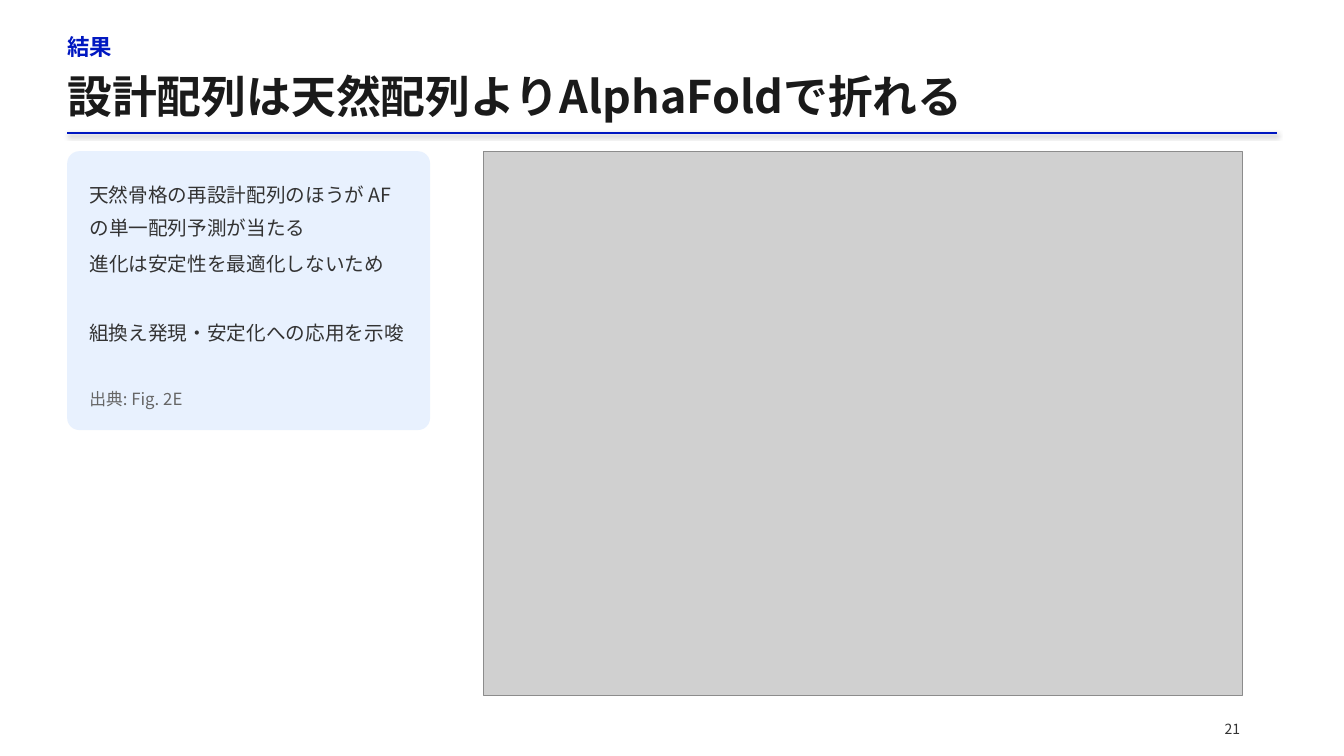
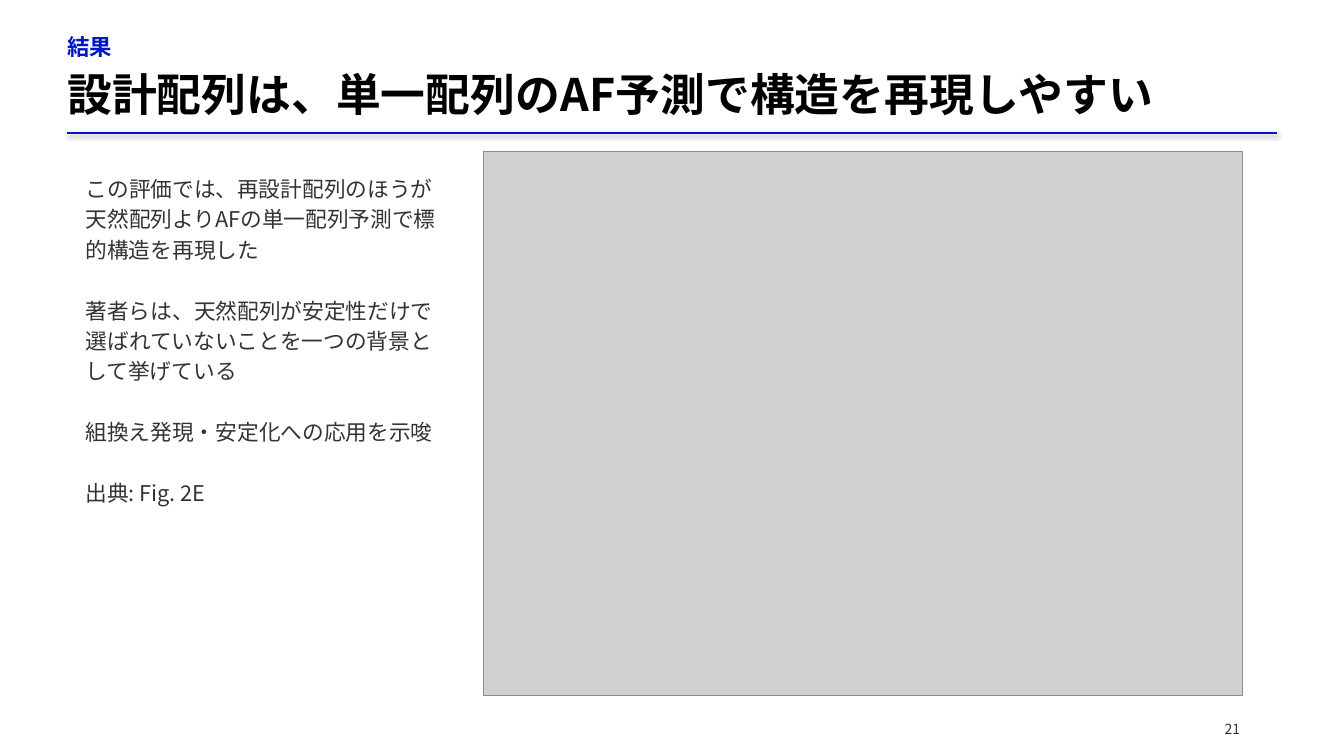
Before and after one commit to matsunagalab/lecture_bioinfo, a slide deck: slide 21 of 07_タンパク質設計/07_タンパク質設計.pptx. Drawn at 1344x756 pixels with LibreOffice and Linux fonts; fonts in the diff are those of the drawing; grey boxes stand for pictures. Boxes give left, top, right and bottom in pixels: in the first picture for what was removed or moved away, otherwise in the second. Text is boxed around its words. In the diff, an @@ line names an element or a change of style, - is before the commit and + after.

```diff
--- a/07_タンパク質設計/07_タンパク質設計.pptx
+++ b/07_タンパク質設計/07_タンパク質設計.pptx
@@ text at box(67, 73, 1153, 115): text changed; text colour #1A1A1A to #000000 @@
-設計配列は天然配列よりAlphaFoldで折れる
+設計配列は、単一配列のAF予測で構造を再現しやすい
@@ rounded rectangle removed at box(68, 151, 431, 431) @@
@@ text added at box(86, 179, 436, 506), 15.5 pt, text #333333 @@
+この評価では、再設計配列のほうが天然配列よりAFの単一配列予測で標的構造を再現した
+著者らは、天然配列が安定性だけで選ばれていないことを一つの背景として挙げている
+組換え発現・安定化への応用を示唆
+出典: Fig. 2E
@@ text removed at box(89, 185, 392, 237) @@
-天然骨格の再設計配列のほうが AF の単一配列予測が当たる
@@ text removed at box(89, 254, 384, 273) @@
-進化は安定性を最適化しないため
@@ text removed at box(89, 323, 403, 342) @@
-組換え発現・安定化への応用を示唆
@@ text removed at box(89, 391, 182, 409) @@
-出典: Fig. 2E
```
Also in this commit, not shown: 25 other slides changed, 1 slide added, 1 slide removed, 2 other files.
